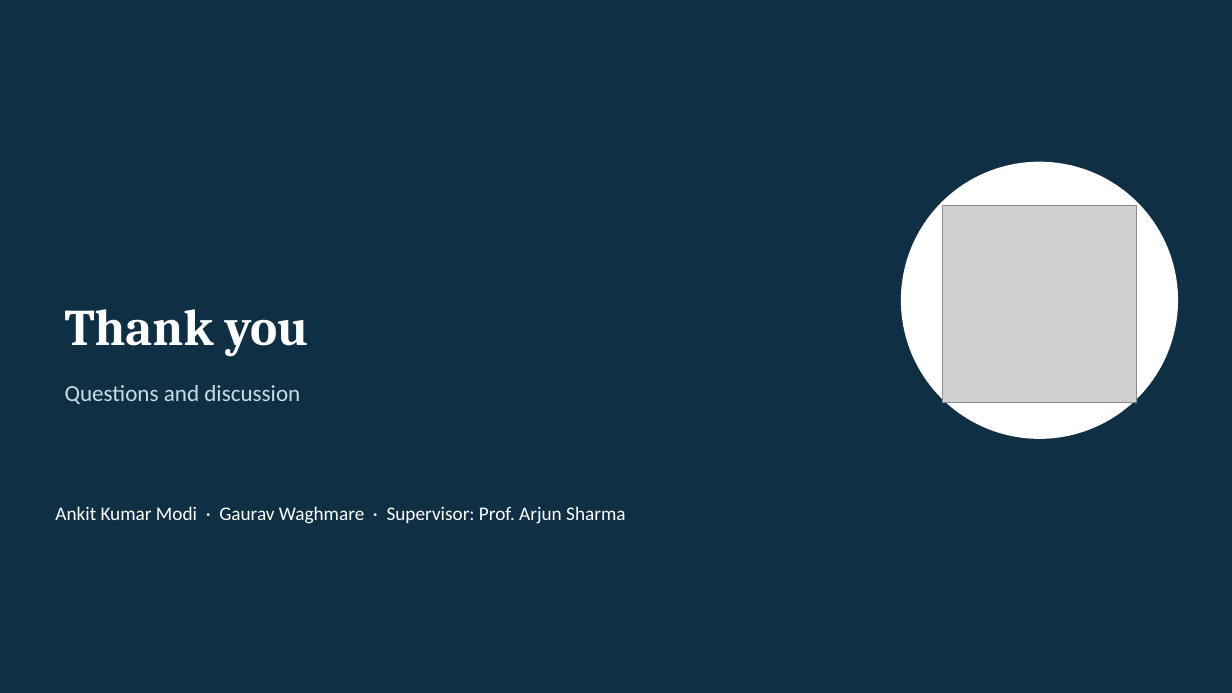
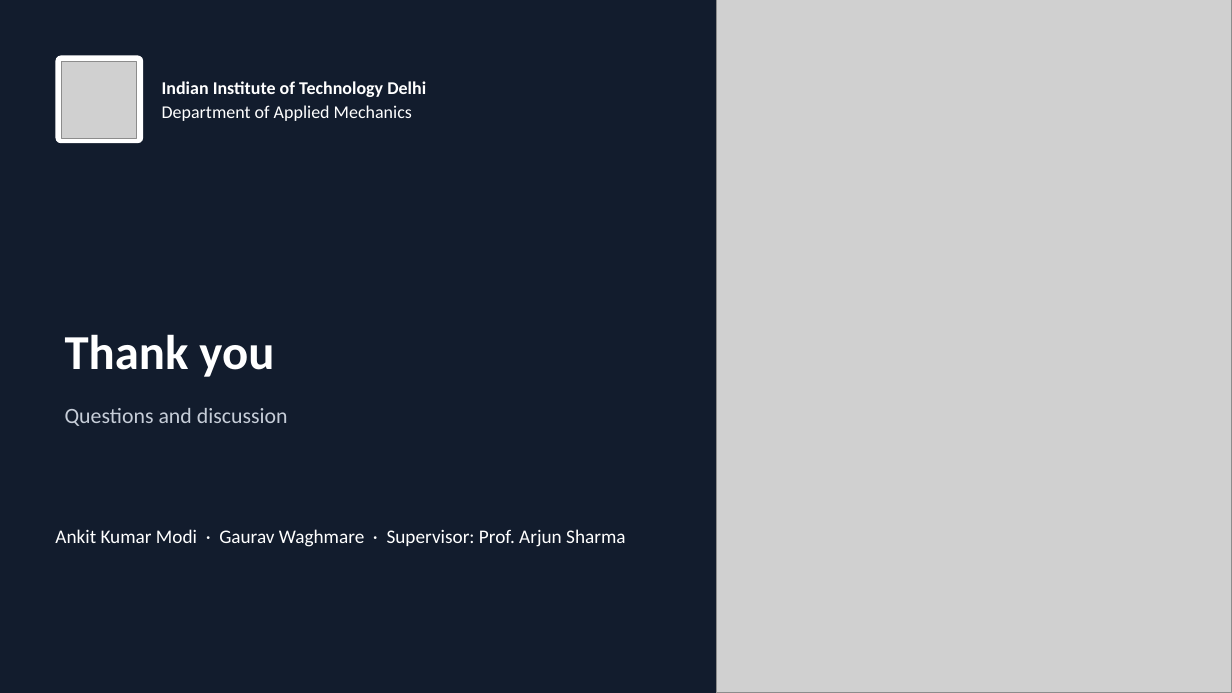
Before and after one commit to aigaurav/BTP, a slide deck: slide 17 of BTP_Final_Presentation.pptx. Drawn at 1232x693 pixels with LibreOffice and Linux fonts; fonts in the diff are those of the drawing; grey boxes stand for pictures. Boxes give left, top, right and bottom in pixels: in the first picture for what was removed or moved away, otherwise in the second. Text is boxed around its words. In the diff, an @@ line names an element or a change of style, - is before the commit and + after.

```diff
--- a/BTP_Final_Presentation.pptx
+++ b/BTP_Final_Presentation.pptx
@@ background #0E2F44 to #121C2D @@
@@ picture added at box(716, 0, 1232, 693) @@
@@ rounded rectangle added at box(55, 55, 143, 143), fill #FFFFFF @@
@@ picture: place and size @@
-picture at box(943, 205, 1137, 403)
+picture at box(62, 62, 137, 138)
@@ text added at box(162, 81, 426, 121), 14 pt, text #FFFFFF, bold @@
+Indian Institute of Technology Delhi
+Department of Applied Mechanics
@@ ellipse removed at box(901, 162, 1178, 439) @@
@@ title "Thank you": place and size @@
-title "Thank you" at box(65, 309, 309, 357)
+title "Thank you" at box(65, 334, 274, 377)
@@ title "Thank you" at box(65, 334, 274, 377): size 40 to 38 pt, font Cambria to Calibri @@
@@ text "Questions and discussion": place and size @@
-text "Questions and discussion" at box(65, 385, 300, 404)
+text "Questions and discussion" at box(65, 408, 288, 426)
@@ text "Questions and discussion" at box(65, 408, 288, 426): size 18 to 17 pt, text colour #C8DDE3 to #C6CDD8 @@
@@ text "Ankit Kumar Modi · Gaurav ...": place and size @@
-text "Ankit Kumar Modi · Gaurav ..." at box(55, 506, 625, 524)
+text "Ankit Kumar Modi · Gaurav ..." at box(55, 529, 625, 547)
```
Also in this commit, not shown: 18 other slides changed.
